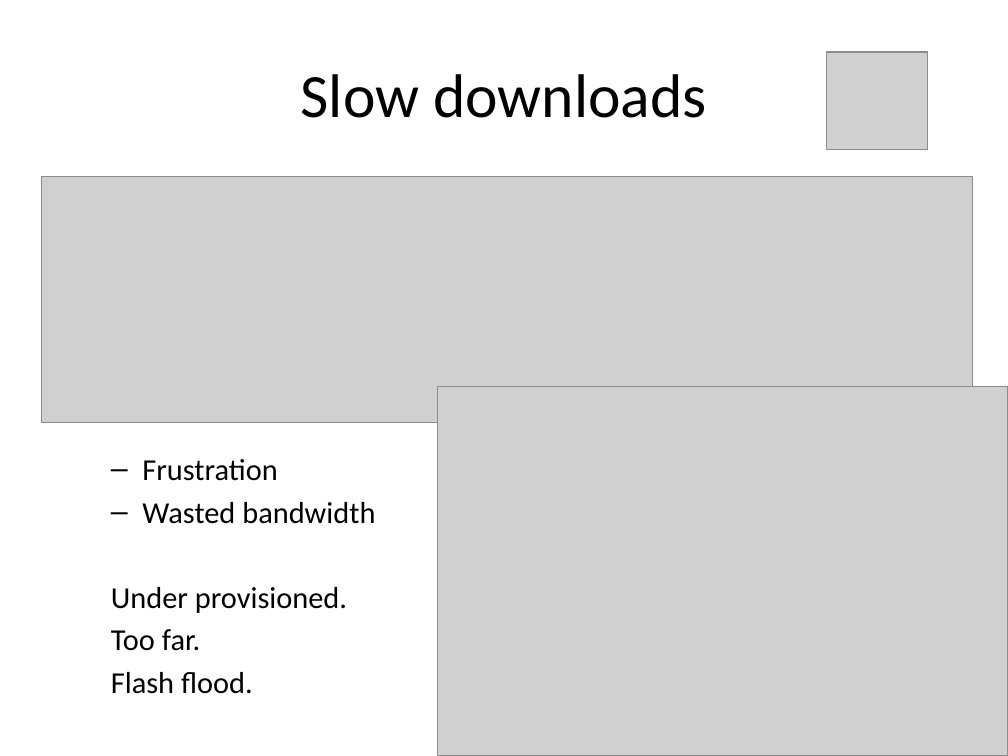
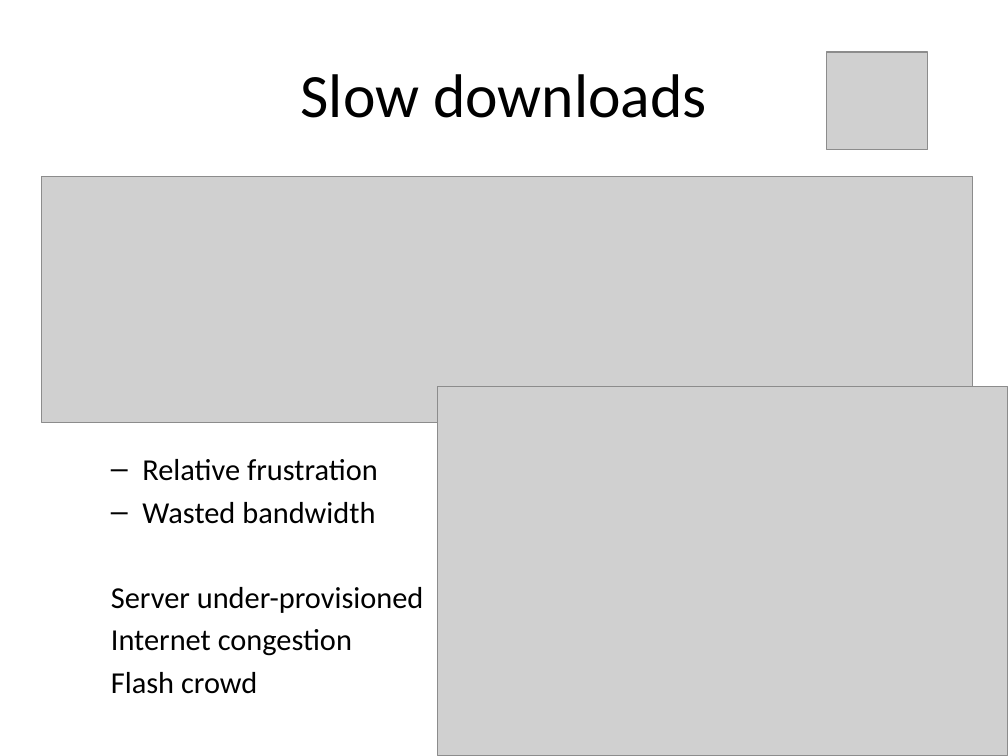
Before and after one commit to rdp/p2pwebclient, a slide deck: slide 3 of thesis_presentation/How to Make the Internet Faster.pptx (slide 5 before the commit). Drawn at 1008x756 pixels with LibreOffice and Linux fonts; fonts in the diff are those of the drawing; grey boxes stand for pictures. Boxes give left, top, right and bottom in pixels: in the first picture for what was removed or moved away, otherwise in the second. Text is boxed around its words. In the diff, an @@ line names an element or a change of style, - is before the commit and + after.

```diff
--- a/thesis_presentation/How to Make the Internet Faster.pptx
+++ b/thesis_presentation/How to Make the Internet Faster.pptx
@@ text at <box>142,459,378,481</box>: text changed @@
-  – Frustration
+  – Relative frustration
@@ text at <box>111,587,424,694</box>: text changed @@
-  Under provisioned.
-  Too far.
-  Flash flood.
+  Server under-provisioned
+  Internet congestion
+  Flash crowd
```
Also in this commit, not shown: 10 other slides changed, 1 slide added, 9 slides removed.
